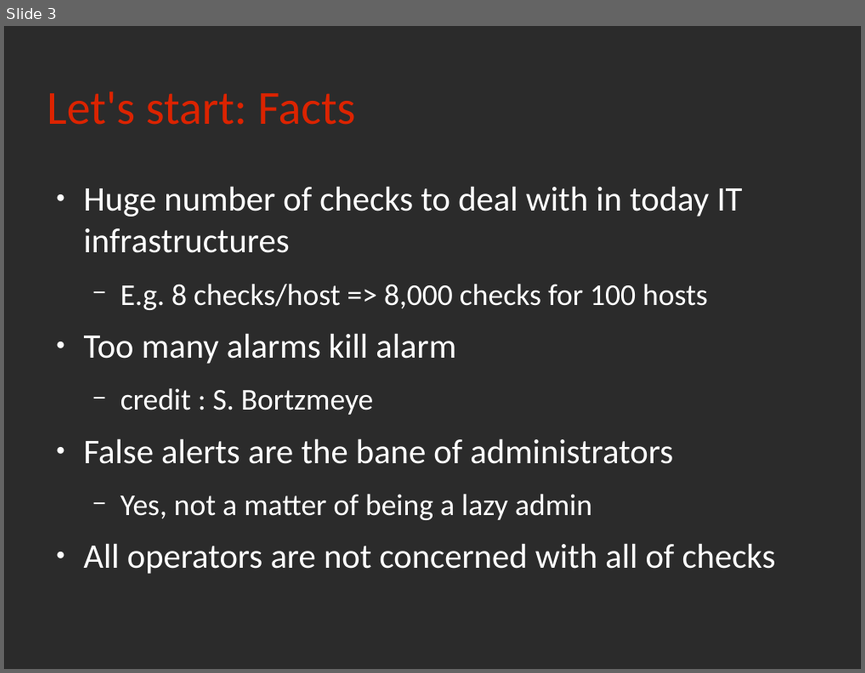
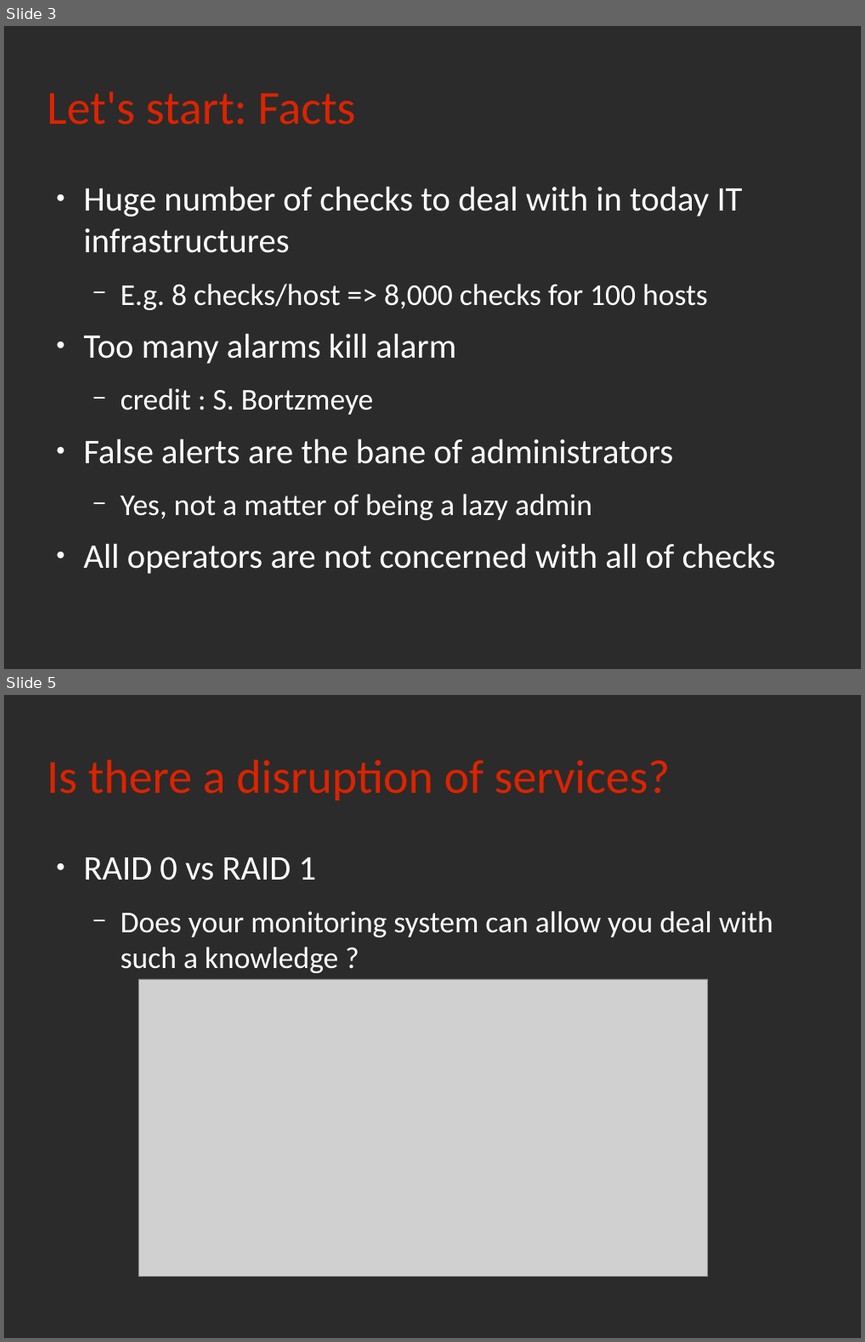
Before and after one commit to rchakode/realopinsight, a slide deck: doc/talks/rmll-2013.odp. Shown one above the other, each under a label of ours: slide 3 before the commit, slides 3 and 5 after it; the slides between them are not shown. The pictures are 865x673 and 865x1342 pixels, drawn with LibreOffice and Linux fonts; fonts in the diff are those of the drawing; grey boxes stand for pictures; background and template pictures are left out; a plain dark background stands for a picture behind light text. Boxes give left, top, right and bottom in pixels: in the first picture for what was removed or moved away, otherwise in the second. Text is boxed around its words. In the diff, an @@ line names an element or a change of style, - is before the commit and + after.

```diff
--- a/doc/talks/rmll-2013.odp
+++ b/doc/talks/rmll-2013.odp
@@ slide 5 added at box(4, 695, 861, 1338), background picture (left out) @@
@@ title added at box(46, 760, 670, 800), 44 pt, text #DC2300 @@
+Is there a disruption of services?
@@ text added at box(84, 857, 773, 973), 28 pt, text #FFFFFF @@
+● RAID 0 vs RAID 1
+  − Does your monitoring system can allow you deal with such a knowledge ?
@@ picture added at box(138, 979, 708, 1276) @@
```
Also in this commit, not shown: 1 slide changed, 1 other slide added, 3 other files.
